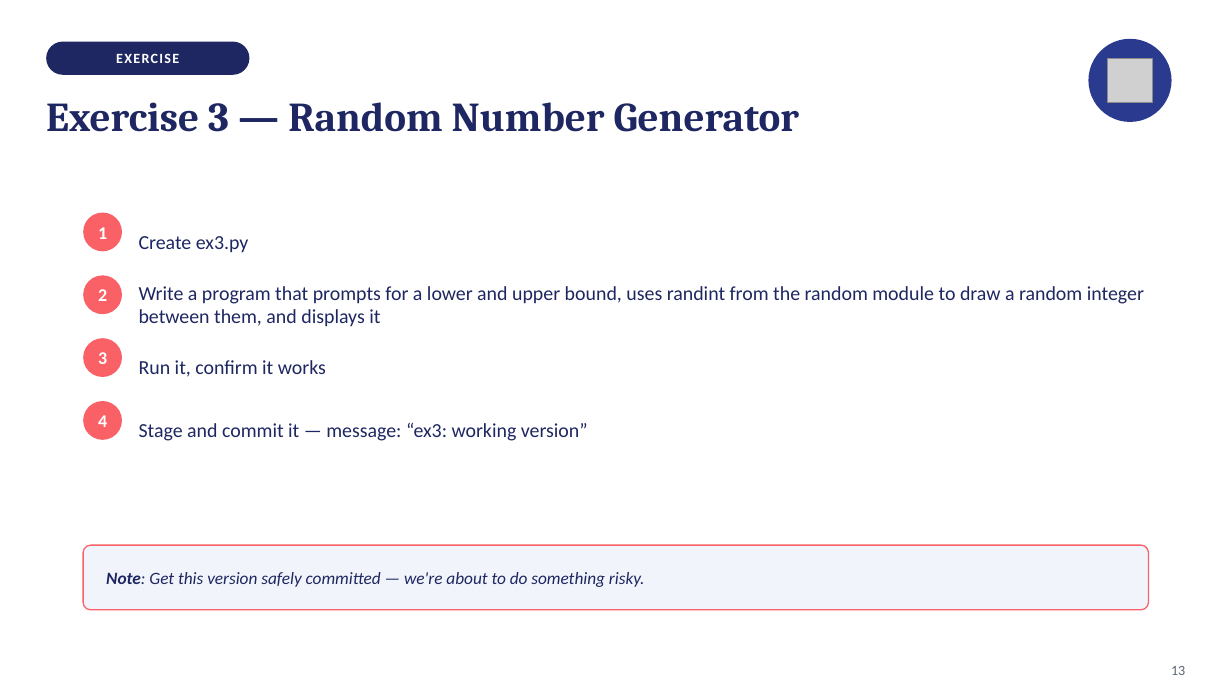
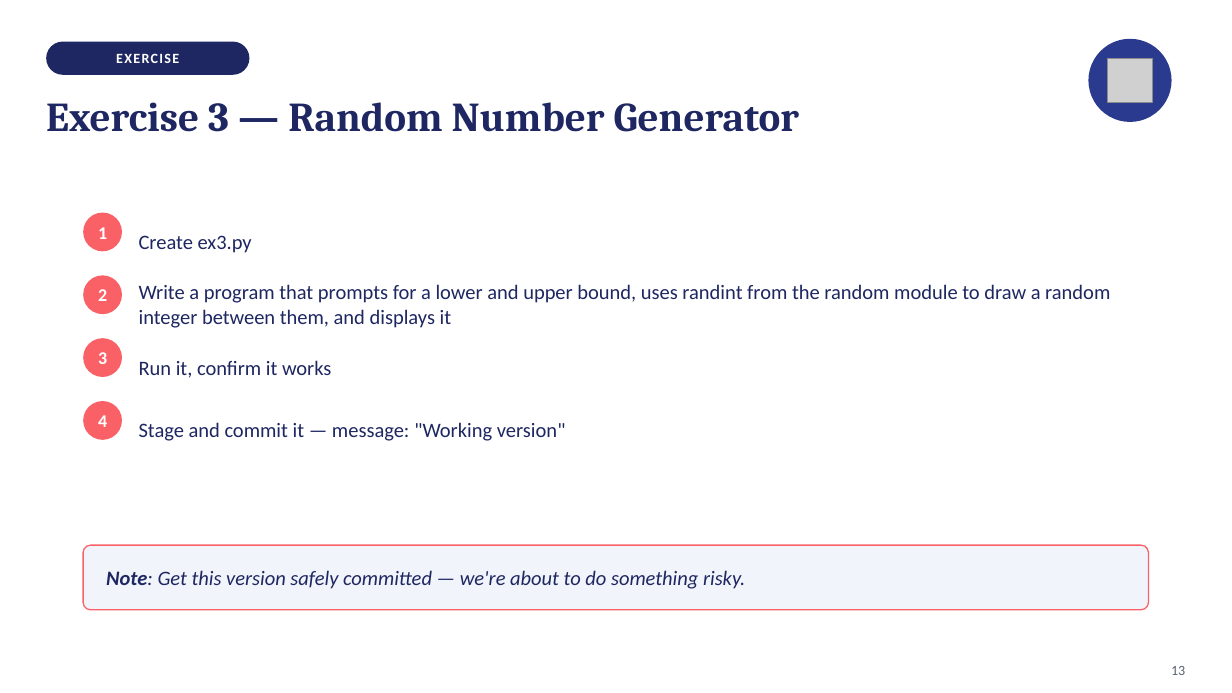
Before and after one commit to isabelhovdahl/TECH2, a slide deck: slide 13 of workshops/week02/git_slides.pptx. Drawn at 1232x693 pixels with LibreOffice and Linux fonts; fonts in the diff are those of the drawing; grey boxes stand for pictures. Boxes give left, top, right and bottom in pixels: in the first picture for what was removed or moved away, otherwise in the second. Text is boxed around its words. In the diff, an @@ line names an element or a change of style, - is before the commit and + after.

```diff
--- a/workshops/week02/git_slides.pptx
+++ b/workshops/week02/git_slides.pptx
@@ size 15.5 to 16 pt in 3 elements at bbox=[139, 235, 252, 253], bbox=[139, 284, 1110, 328], bbox=[139, 360, 331, 378] @@
@@ text at bbox=[139, 422, 566, 441]: text changed; size 15.5 to 16 pt @@
-Stage and commit it — message: “ex3: working version”
+Stage and commit it — message: "Working version"
@@ text "Note: Get this version safely ..." at bbox=[106, 570, 745, 589]: size 13.5 to 16 pt @@
```
Also in this commit, not shown: 12 other slides changed, 1 other file.
